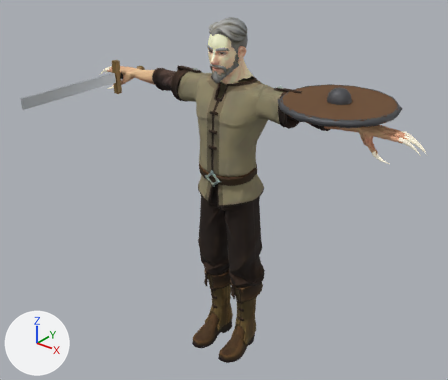
Before and after pictures for a commit that changed the glTF model src/animations/013-d2-character/assets/kit-peasant.glb.
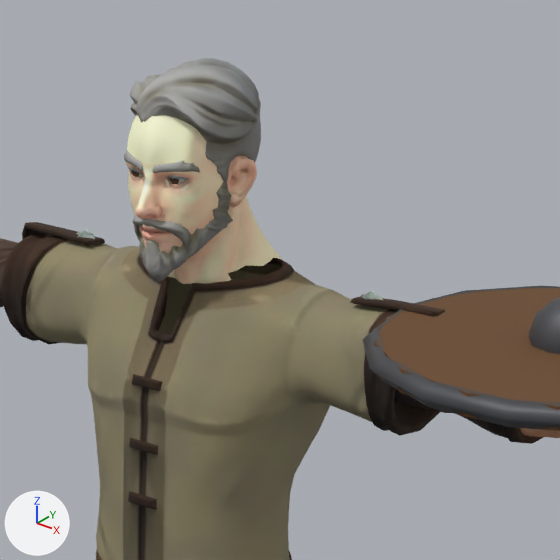
Old and new are each drawn whole from a 50 mm camera at (1.788, -2.257, 2.365) aimed at (0.035, -0.065, 1.006) and again close up on the part from 38% to 75% of the width and 0% to 44% of the height. Lighting does not change. The marker at lower left points along +X, +Y and +Z. The older version's two pictures come first.

In view in the first close-up: 'Eyebrows_Regular', 'Hair_Beard', 'Hair_SimpleParted', 'body_Male_Peasant_Arms', 'body_Male_Peasant_Body', 'head', 'item_shield' and 1 more.
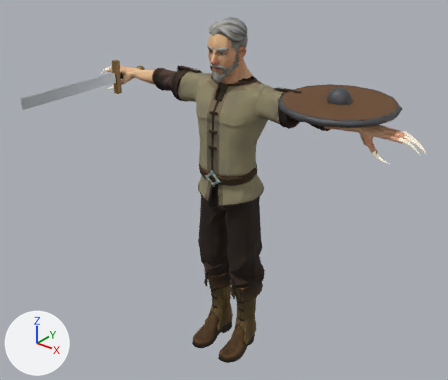
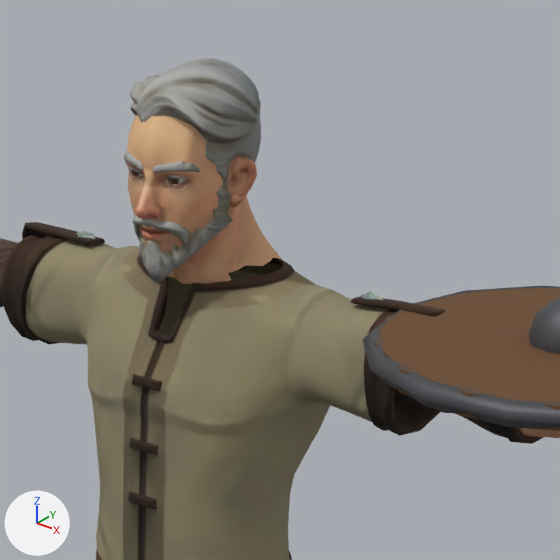
Changed parts and their boxes [x1, y1, x2, y2] in the close-ups (560 x 560 px):
'head', surface changed (beige to brown)
    both: [125, 115, 282, 284]

Diff of the bpy script that builds the scene:
```diff
--- a/src/animations/013-d2-character/assets/kit-peasant.glb.py
+++ b/src/animations/013-d2-character/assets/kit-peasant.glb.py
@@ img_t_superhero_male_ligh @@
+img_t_superhero_male_ligh = load_image('T_Superhero_Male_Ligh', '_unpacked/T_Superhero_Male_Ligh', 1024, 1024, 'sRGB')
@@ mat_skin_001 @@
 n4 = _N.new('ShaderNodeTexImage'); n4.name = 'Image Texture'
-n4.image = img_t_superhero_male_dark
+n4.image = img_t_superhero_male_ligh
 n5 = _N.new('ShaderNodeMath'); n5.name = 'Math'
```
